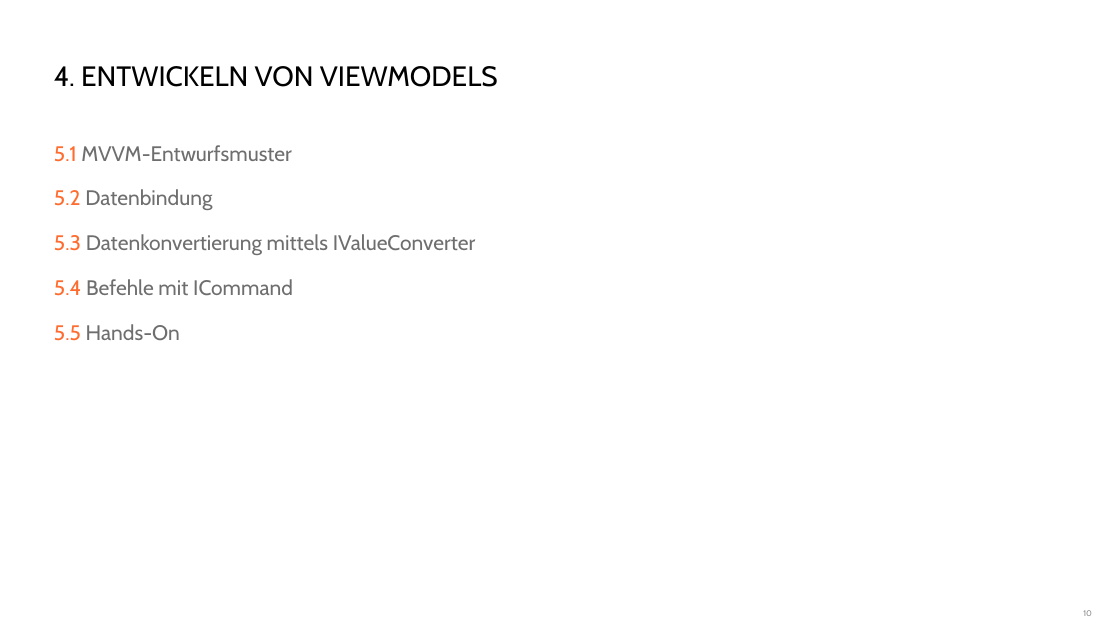
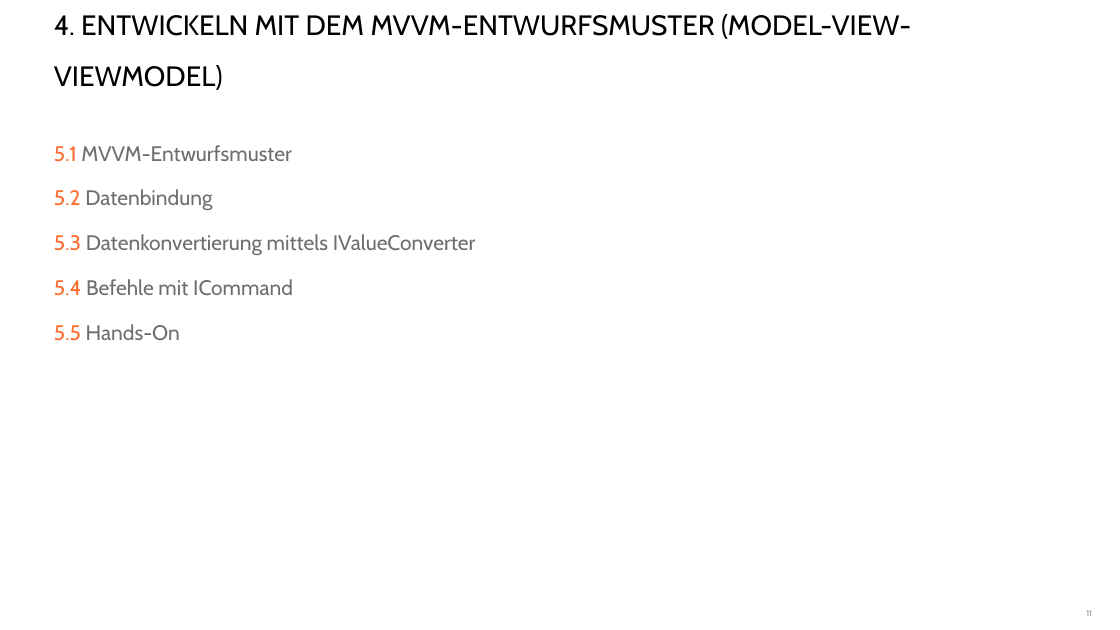
Before and after one commit to danielbeckmann/DotNETJumpStart, a slide deck: slide 11 of 06. Universal Windows Platform/Entwicklung einer App für die universelle Windows Plattform.pptx (slide 10 before the commit). Drawn at 1120x630 pixels with LibreOffice and Linux fonts; fonts in the diff are those of the drawing; background and template pictures are left out. Boxes give left, top, right and bottom in pixels: in the first picture for what was removed or moved away, otherwise in the second. Text is boxed around its words. In the diff, an @@ line names an element or a change of style, - is before the commit and + after.

```diff
--- a/06. Universal Windows Platform/Entwicklung einer App für die universelle Windows Plattform.pptx
+++ b/06. Universal Windows Platform/Entwicklung einer App für die universelle Windows Plattform.pptx
@@ title at <box>54,14,911,90</box>: text changed @@
-4. ENTWICKELN VON VIEWMODELS
+4. ENTWICKELN MIT DEM MVVM-ENTWURFSMUSTER (MODEL-VIEW-VIEWMODEL)
@@ page number at <box>1086,610,1092,616</box>: text changed @@
-10
+11
```
Also in this commit, not shown: 5 other slides changed, 3 slides added, 4 other files.
